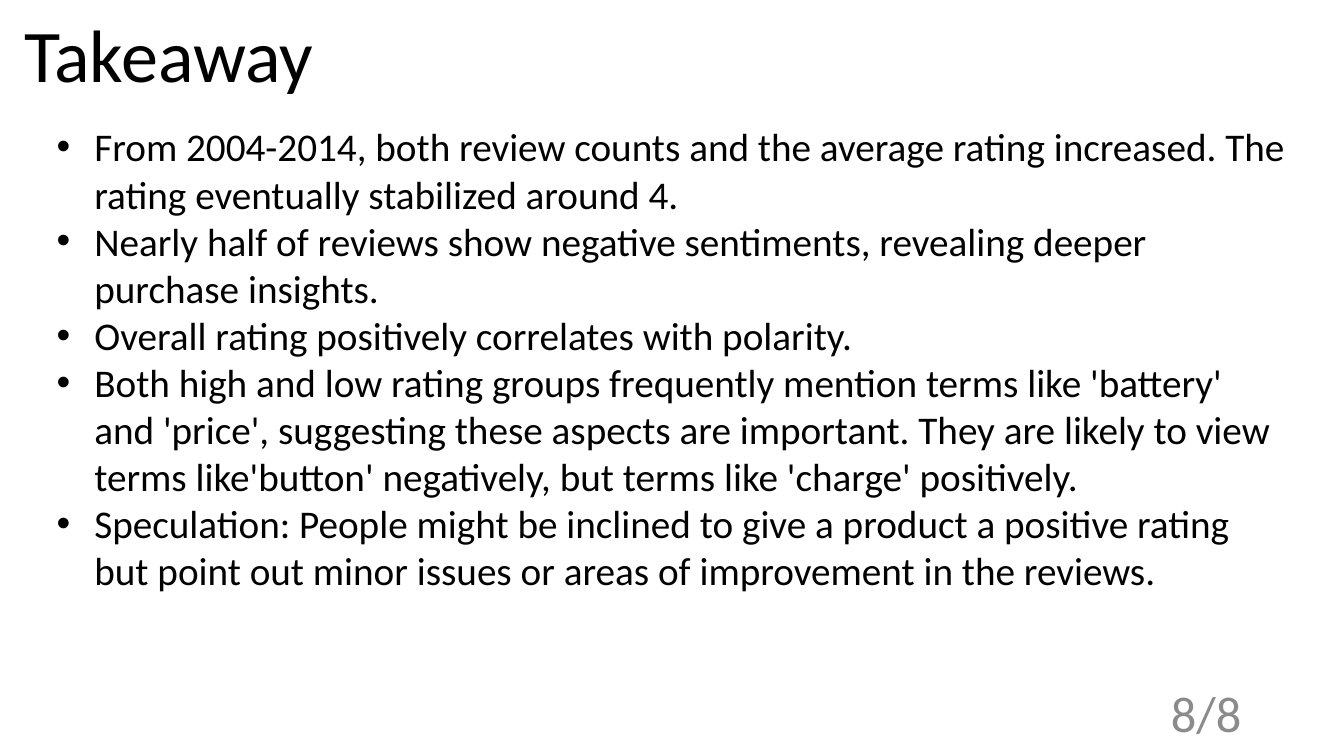
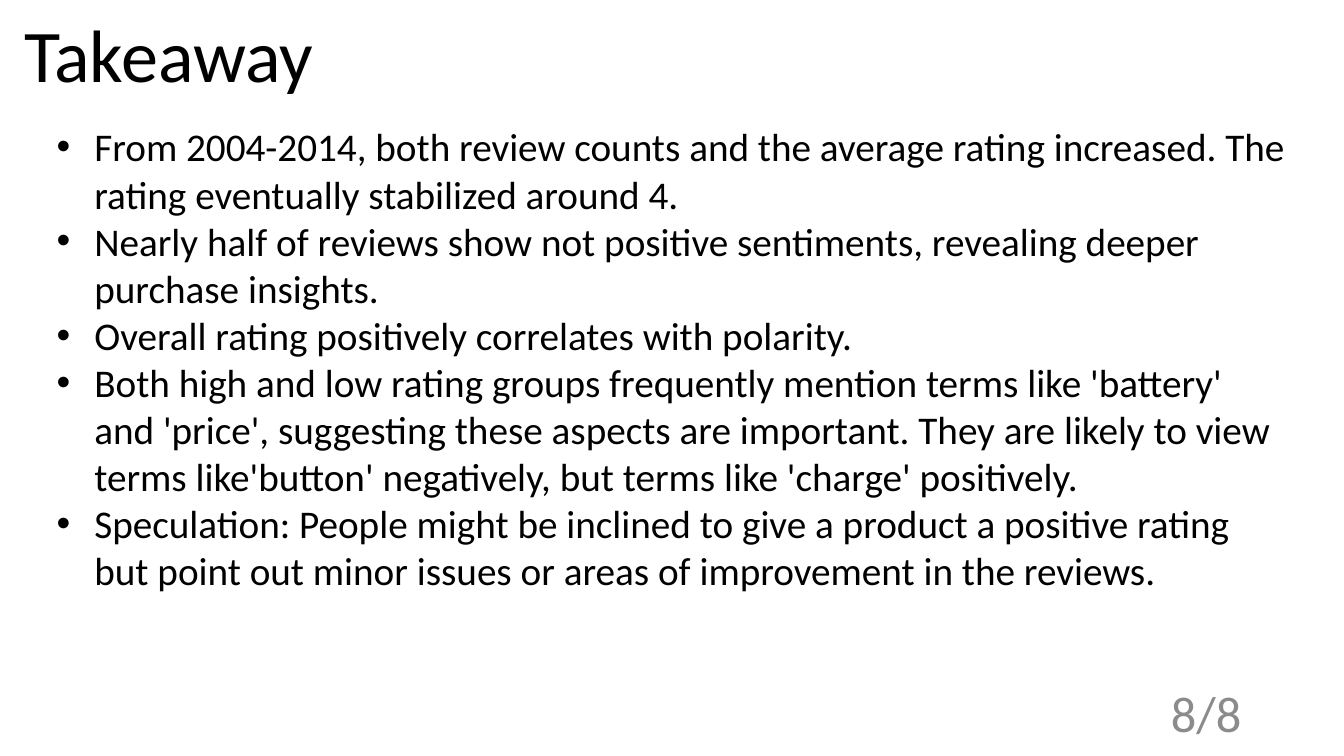
Before and after one commit to VUDataSci/data-presentation-KeqingLiuVU, a slide deck: slide 9 of midterm_slide.pptx. Drawn at 1344x756 pixels with LibreOffice and Linux fonts; fonts in the diff are those of the drawing. Boxes give left, top, right and bottom in pixels: in the first picture for what was removed or moved away, otherwise in the second. Text is boxed around its words. In the diff, an @@ line names an element or a change of style, - is before the commit and + after.

```diff
--- a/midterm_slide.pptx
+++ b/midterm_slide.pptx
@@ text at [94,228,1199,310]: text changed @@
-• Nearly half of reviews show negative sentiments, revealing deeper purchase insights.
+• Nearly half of reviews show not positive sentiments, revealing deeper purchase insights.
```
